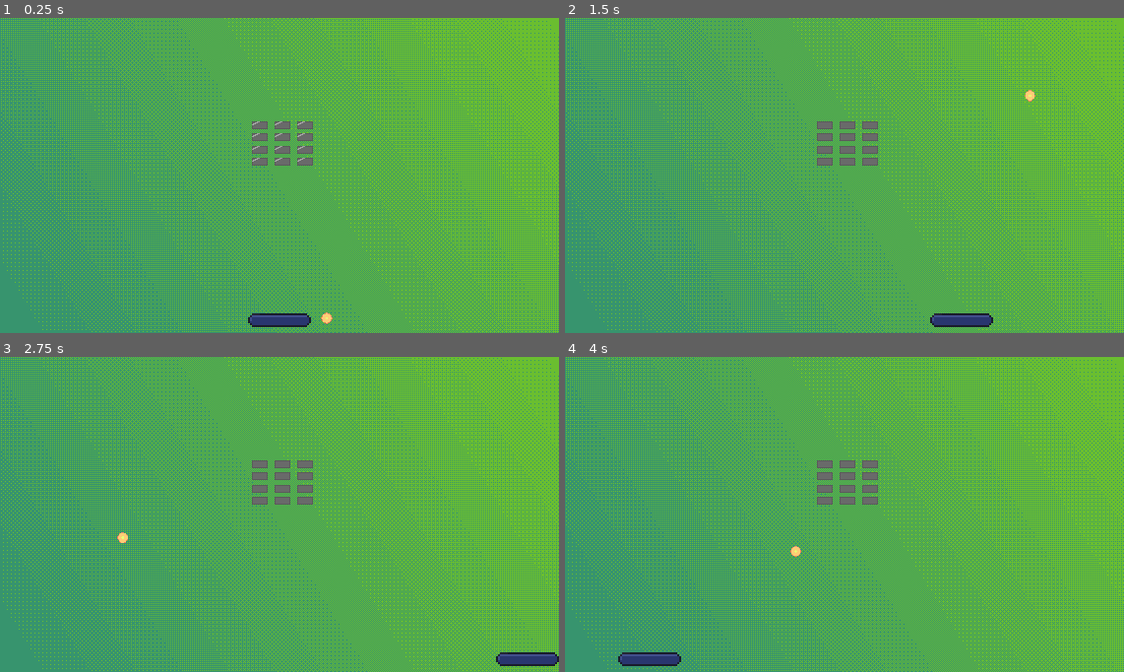
Above: before the commit, frames 1-4 (two rows, left to right).
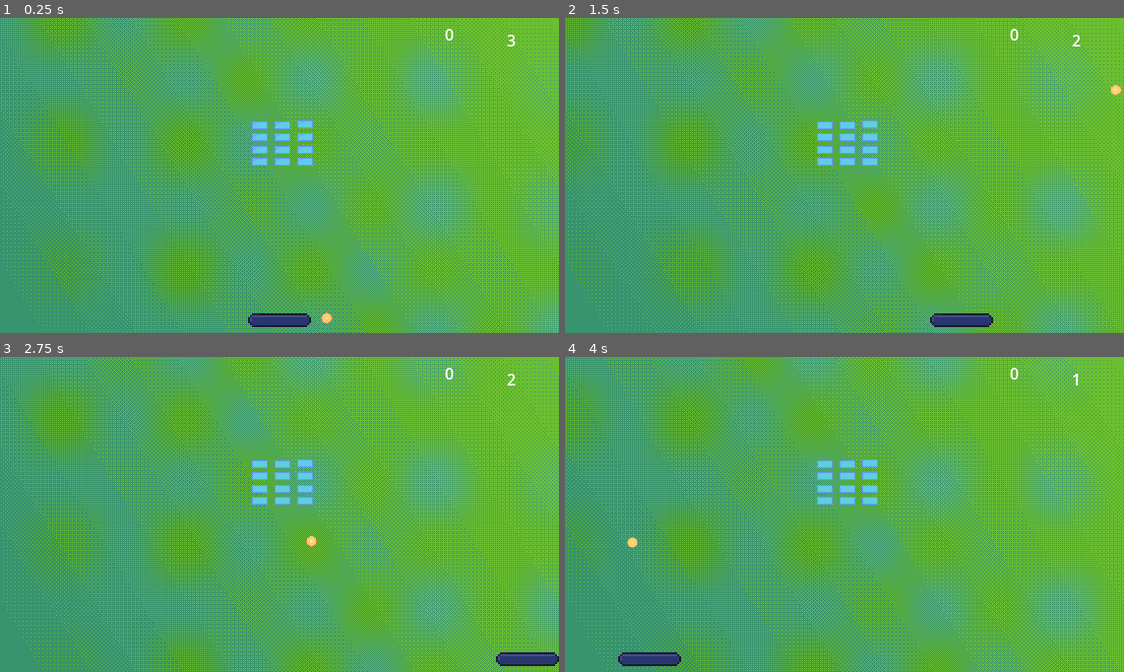
Above: after the commit, the same moments.

Repository: SaraVieira/breakout-breaking-out
Game: Godot game, scene res://level.tscn
The game is run twice, just before and just after one commit, with the same random seed, the same clock (stepped at 60 frames per second) and the same inputs.
Inputs:
- Up to frame 1 (0.25 s): no input
- Up to frame 2 (1.5 s): hold D (right) 0.53-1.28 s; hold Shift (shift) 0.53-1.28 s; hold Left (left) from 1.28 s (still down); tap Shift (shift) at 1.35 s
- Up to frame 3 (2.75 s): release Left (left) at 2.03 s; hold D (right) from 2.03 s (still down); hold Shift (shift) from 2.03 s (still down)
- Up to frame 4 (4 s): release Shift (shift) at 2.78 s; tap Shift (shift) at 2.85 s; release D (right) at 3.53 s; hold Left (left) from 3.53 s (still down); hold Shift (shift) from 3.53 s (still down)

The runs differ from the first frame. In frame 1, 0.9% of the frame differs, in the area x 45-93%, y 3-47%; in frame 2, 1.0%, in the area x 45-100%, y 3-47%; in frame 3, 1.0%; in frame 4, 1.0%.

Commit message:
add lives

Diff:
--- a/ball/ball.gd
+++ b/ball/ball.gd
@@ -17,6 +17,10 @@
 			if collision.get_collider().is_in_group("brick") and collision.get_collider().has_method("hit"):
 				collision.get_collider().hit(self)
 
+			if collision.get_collider().is_in_group("bottom-wall"):
+				GameState.lose_life()
+				print("Life lost! Remaining lives: ", GameState.lives)
+
 
 		if(velocity.y > 0 and velocity.y < 100):
 			velocity.y = -200
--- a/blocks/block.gd
+++ b/blocks/block.gd
@@ -5,18 +5,44 @@
 	0: {
 		"sprite": preload("uid://da2bffkkl0i1v"),
 		"hits": null,
+		"points": 0,
 		"highlight_color": Color(1,1,1)
 	},
 	1: {
 		"sprite":  preload("uid://dt7bk8hxcjsd5"),
 		"hits": 2,
-		"highlight_color": Color(1,1,1)
+		"highlight_color": Color(1,1,1),
+		"points": 200
+	},
+	2: {
+		"sprite": preload("uid://bjxra7n7qtj1c"),
+		"hits": 1,
+		"highlight_color": Color(0.5,0.5,1),
+		"points": 50,
+	},
+	3: {
+		"sprite": preload("uid://xa2rmf06q2f1"),
+		"hits": 1,
+		"highlight_color": Color(0.5,1,0.5),
+		"points": 50,
+	},
+	4: {
+		"sprite": preload("uid://bqhl8dcvek6ca"),
+		"hits": 1,
+		"highlight_color": Color(1,0.5,1),
+		"points": 50,
+	},
+	5: {
+		"sprite": preload("uid://bqhl8dcvek6ca"),
+		"hits": 1,
+		"highlight_color": Color(1,0.5,1),
+		"points": 50,
 	}
 }
-enum BlockType {GOLD, SILVER}
+enum BlockType {GOLD, SILVER, BLUE, GREEN, PURPLE, RED}
 var hits = 0
 
-@export var block_type: BlockType = BlockType.SILVER
+@export var block_type: BlockType = BlockType.BLUE
 
 # Called when the node enters the scene tree for the first time.
 func _ready() -> void:
@@ -31,9 +57,12 @@
 
 func hit(body: Node2D) -> void:
 	if body.is_in_group("ball"):
+		if block_type == BlockType.GOLD:
+			return
 		if block_type == BlockType.SILVER:
 			hits += 1
 			if hits >= blocks[1]["hits"]:
 				queue_free()
 		else:
 			queue_free()
+			GameState.add_score(blocks[block_type]["points"])
--- a/level.tscn
+++ b/level.tscn
@@ -4,6 +4,7 @@
 [ext_resource type="PackedScene" uid="uid://bvcj2ysc0hb7n" path="res://paddle/paddle.tscn" id="1_u52ul"]
 [ext_resource type="PackedScene" uid="uid://w26oe3yuumdn" path="res://ball/ball.tscn" id="2_vonw3"]
 [ext_resource type="PackedScene" uid="uid://pudmlv4toc1n" path="res://blocks/block.tscn" id="4_f2txt"]
+[ext_resource type="Script" uid="uid://bmcwvx7t7ksx8" path="res://ui/ui.gd" id="5_f2txt"]
 
 [sub_resource type="RectangleShape2D" id="RectangleShape2D_3dww4"]
 size = Vector2(12, 320)
@@ -45,8 +46,10 @@
 position = Vector2(294, 0.5)
 shape = SubResource("RectangleShape2D_c4qem")
 
-[node name="bottom" type="CollisionShape2D" parent="Walls" unique_id=1559717168]
-position = Vector2(4, 171)
+[node name="StaticBody2D" type="StaticBody2D" parent="Walls" unique_id=1620499892 groups=["bottom-wall"]]
+
+[node name="bottom" type="CollisionShape2D" parent="Walls/StaticBody2D" unique_id=1559717168]
+position = Vector2(4, 169)
 shape = SubResource("RectangleShape2D_jo3g4")
 
 [node name="Block" parent="." unique_id=474475886 instance=ExtResource("4_f2txt")]
@@ -56,7 +59,7 @@
 position = Vector2(-20, -51)
 
 [node name="Block3" parent="." unique_id=1807932046 instance=ExtResource("4_f2txt")]
-position = Vector2(26, -51)
+position = Vector2(26, -52)
 
 [node name="Block4" parent="." unique_id=1108792579 instance=ExtResource("4_f2txt")]
 position = Vector2(3, -39)
@@ -84,3 +87,24 @@
 
 [node name="Block12" parent="." unique_id=2141928201 instance=ExtResource("4_f2txt")]
 position = Vector2(26, -14)
+
+[node name="UI" type="Control" parent="." unique_id=678571016]
+layout_mode = 3
+anchors_preset = 0
+offset_right = 40.0
+offset_bottom = 40.0
+script = ExtResource("5_f2txt")
+
+[node name="lives" type="Label" parent="UI" unique_id=304496431]
+layout_mode = 0
+offset_left = 231.0
+offset_top = -149.0
+offset_right = 271.0
+offset_bottom = -126.0
+
+[node name="points" type="Label" parent="UI" unique_id=33219822]
+layout_mode = 0
+offset_left = 168.0
+offset_top = -155.0
+offset_right = 208.0
+offset_bottom = -132.0
--- a/project.godot
+++ b/project.godot
@@ -15,6 +15,10 @@
 config/features=PackedStringArray("4.7", "Forward Plus")
 config/icon="res://icon.svg"
 
+[autoload]
+
+GameState="*uid://dcllue5dooef2"
+
 [display]
 
 window/size/viewport_width=568
@@ -23,10 +27,16 @@
 window/stretch/mode="canvas_items"
 window/stretch/scale_mode="integer"
 
+[editor]
+
+naming/scene_name_casing=3
+naming/script_name_casing=3
+
 [global_group]
 
 ball=""
 brick=""
+bottom-wall=""
 
 [input]
 
--- /dev/null
+++ b/scripts/state.gd
@@ -0,0 +1,28 @@
+extends Node
+
+var score: int = 0
+var level: int = 1
+var lives: int = 3
+var is_game_over: bool = false
+var is_game_won: bool = false
+
+
+func reset() -> void:
+	score = 0
+	level = 1
+	lives = 3
+	is_game_over = false
+	is_game_won = false
+
+func add_score(points: int) -> void:
+	score += points
+
+func lose_life() -> void:
+
+	if lives <= 0:
+		is_game_over = true
+	else:
+		lives -= 1
+
+func win_game() -> void:
+	is_game_won = true
--- /dev/null
+++ b/ui/ui.gd
@@ -0,0 +1,15 @@
+extends Control
+@onready var lives: Label = $lives
+@onready var points: Label = $points
+
+
+# Called when the node enters the scene tree for the first time.
+func _ready() -> void:
+	points.text = str(GameState.score)
+	lives.text = str(GameState.lives)
+
+
+# Called every frame. 'delta' is the elapsed time since the previous frame.
+func _process(delta: float) -> void:
+	points.text = str(GameState.score)
+	lives.text = str(GameState.lives)
Binary file added: assets/blue.png
Not shown, added: assets/blue.png.import
Binary file added: assets/green.png
Not shown, added: assets/green.png.import
Binary file added: assets/purple.png
Not shown, added: assets/purple.png.import
Binary file added: assets/red.png
Not shown, added: assets/red.png.import
Not shown, added: scripts/state.gd.uid
Not shown, added: ui/ui.gd.uid
